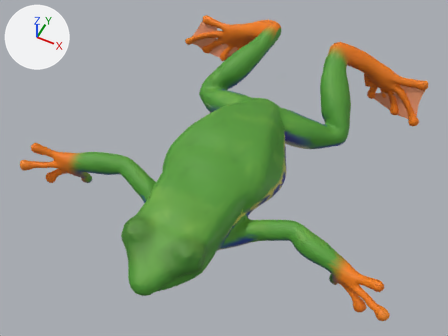
Before and after pictures for a commit that changed the glTF model public/assets/creatures/redeye.swim.glb.
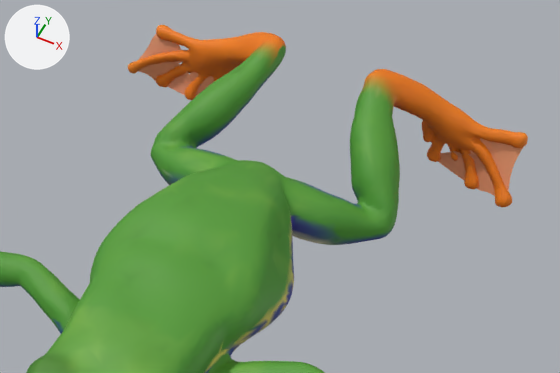
Each version appears first whole from a 50 mm camera at (0.0441, -0.0816, 0.1225) aimed at (-0.0022, 0.0109, 0.0068), and next in a close-up on the part from 24% to 100% of the width and 0% to 68% of the height. The lights are fixed; the arrows at upper left show +X, +Y and +Z. The older version's two pictures come first. Where no turn or scale is listed for an object, it has been applied to the vertices. Vertices at exactly the same position are counted once.

Names of what the first close-up shows: 'redeye.swim'.
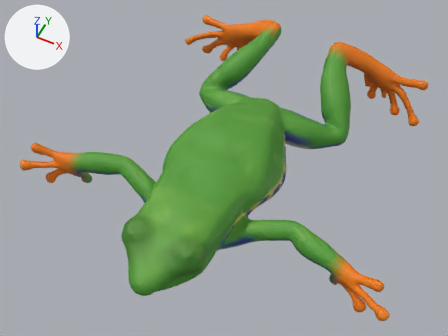
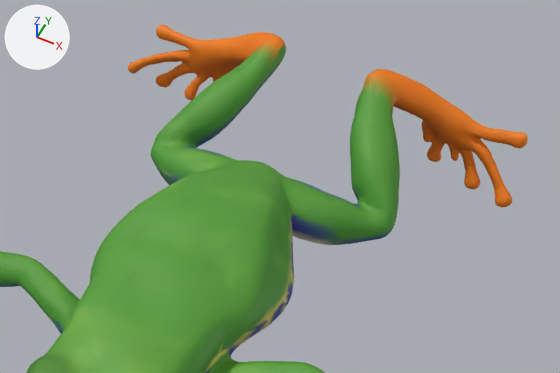
Pixel boxes (x1, y1, x2, y2) of what changed, in the close-ups (560 x 373 px):
```json
{"part": 1, "of": "me_redeye_swim", "change": "deleted", "before": [139, 34, 214, 97], "on screen": "orange"}
{"part": 2, "of": "me_redeye_swim", "change": "deleted", "before": [438, 138, 523, 196], "on screen": "orange"}
```

Edits to the scene script, one JSON object a line:
```json
{"block": "me_redeye_swim", "where": "# used by ob_redeye_swim; location = (-0.0002, 0.0153, 0.0096)"}
{"op": "remove", "block": "me_redeye_swim", "code": "me_redeye_swim.from_pydata(...)  # 12548 vertices, 24896 faces; spans x -0.0466..0.0466, y -0.047..0.047, z -0.0117..0.0117"}
{"op": "add", "block": "me_redeye_swim", "code": "me_redeye_swim.from_pydata(...)  # 12002 vertices, 24000 faces; spans x -0.0466..0.0466, y -0.047..0.047, z -0.0117..0.0117"}
{"block": "me_redeye_swim", "change": "me_redeye_swim part 1: the loose piece of 313 vertices spanning x -0.0395..-0.0208, y 0.0426..0.0463, z -0.0111..0.0002 is deleted"}
{"block": "me_redeye_swim", "change": "me_redeye_swim part 2: the loose piece of 233 vertices spanning x 0.0211..0.0362, y 0.0401..0.0454, z -0.0102..0.0008 is deleted"}
```
